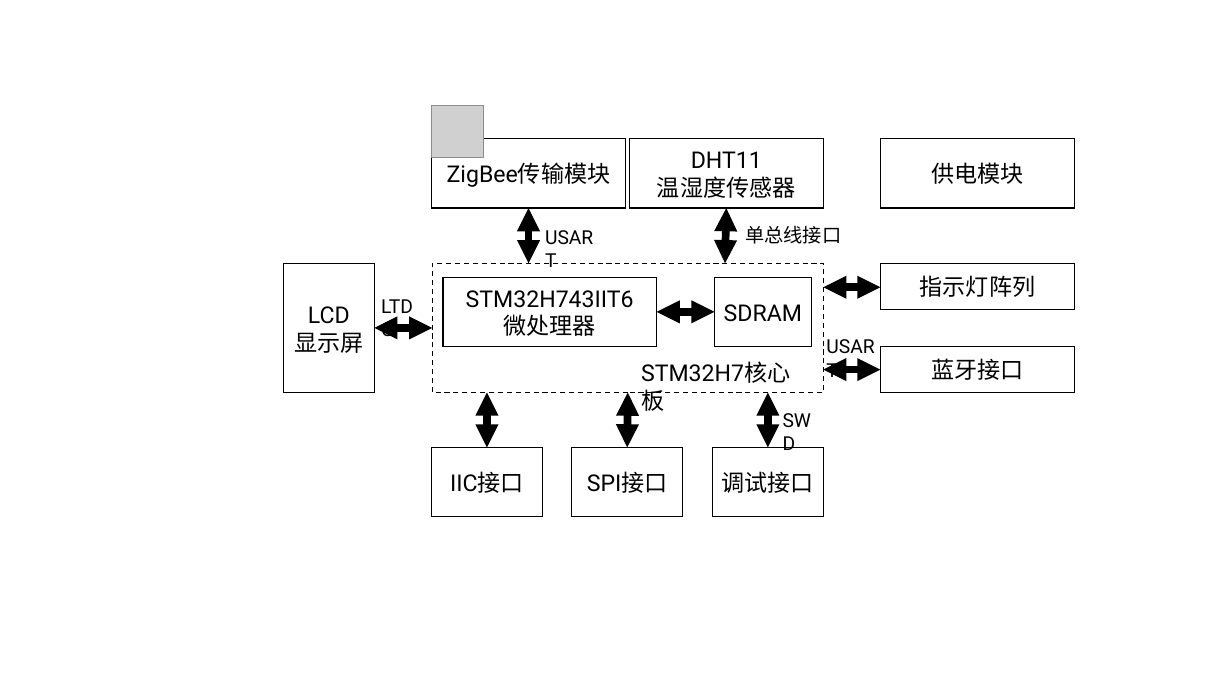
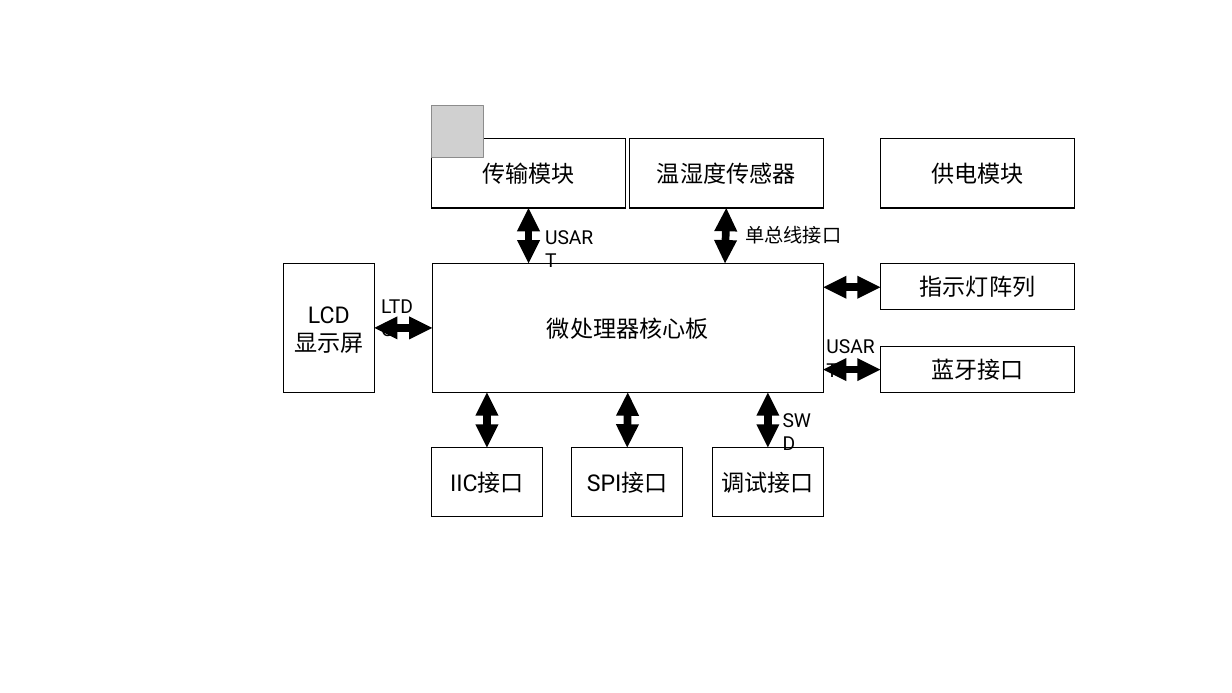
Before and after one commit to wangzilinn/Graduation_project, a slide deck: slide 2 of Doc/毕业论文/Img/框图.pptx. Drawn at 1232x693 pixels with LibreOffice and Linux fonts; fonts in the diff are those of the drawing; grey boxes stand for pictures. Boxes give left, top, right and bottom in pixels: in the first picture for what was removed or moved away, otherwise in the second. Text is boxed around its words. In the diff, an @@ line names an element or a change of style, - is before the commit and + after.

Commit message:
累计多次更新： 实现了Modbus传JSON 对modbus EVENT进行互斥量包裹 提取出所有callback 将文件名修改为模块

```diff
--- a/Doc/毕业论文/Img/框图.pptx
+++ b/Doc/毕业论文/Img/框图.pptx
@@ text in rectangle at [482, 162, 574, 184]: text changed @@
-ZigBee传输模块
+传输模块
@@ text in rectangle at [691, 151, 762, 168]: paragraph removed @@
-DHT11
@@ rectangle "微处理器核心板" at [433, 263, 823, 393]: outline #000000 1 pt dashed to #000000 1 pt @@
@@ text in rectangle at [547, 317, 709, 339]: text added @@
+微处理器核心板
@@ group removed at [443, 277, 811, 391]: 2 rectangles, 1 double arrow, 1 text @@
-STM32H743IIT6
-微处理器
-SDRAM
-STM32H7核心板
```
Also in this commit, not shown: 4 other slides changed, 50 other files.
